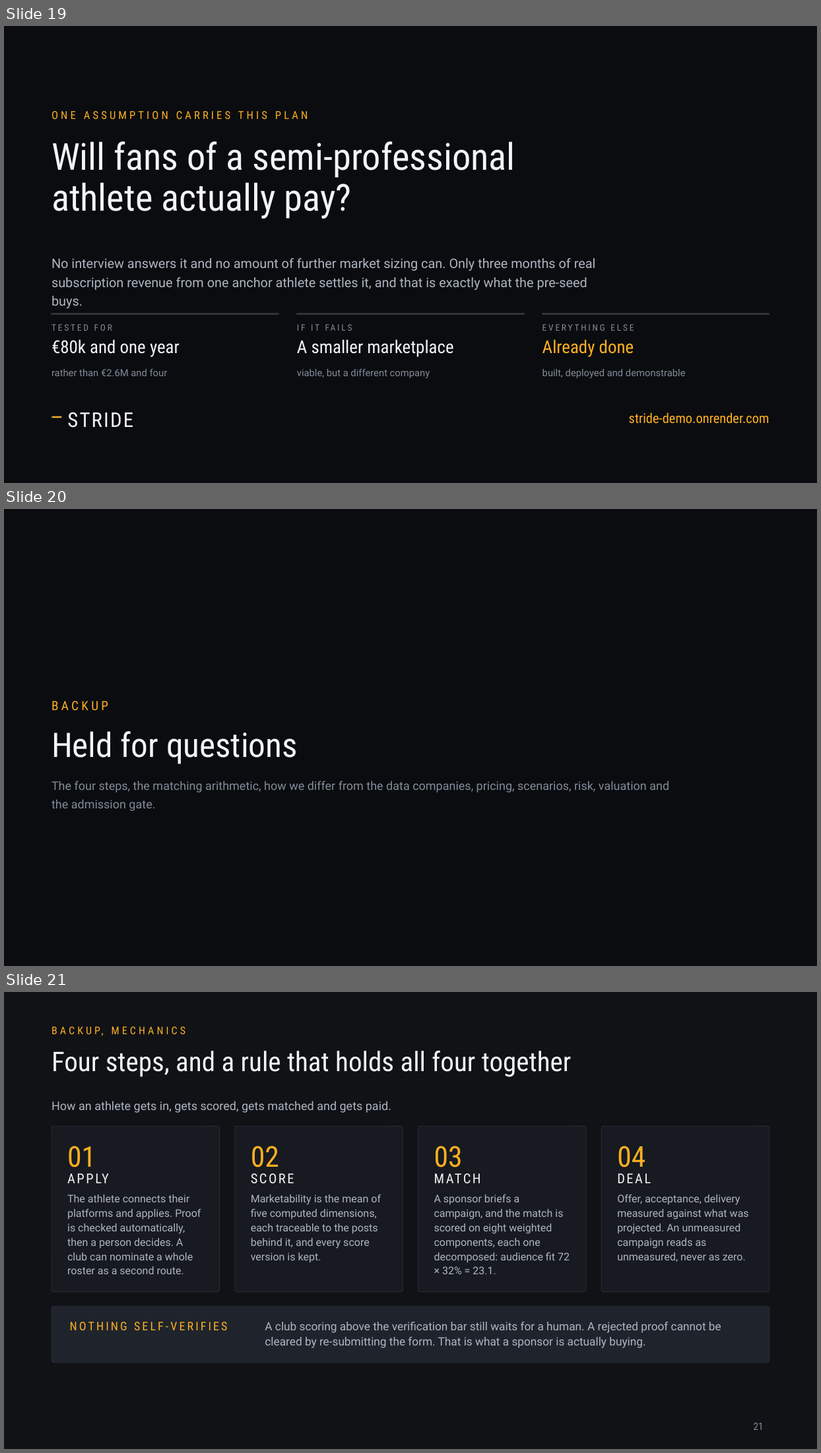
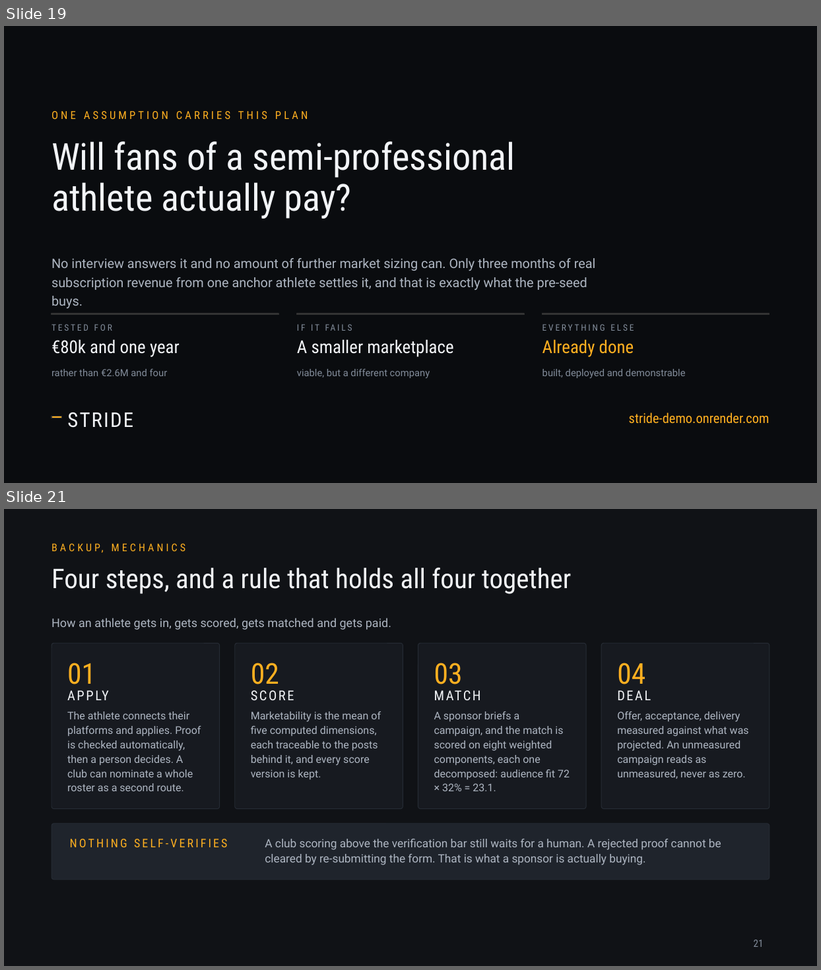
Before and after one commit to jadzoghaib/stride, a slide deck: deck/Stride_Pitch_Deck.pptx. Shown one above the other, each under a label of ours: slides 19, 20 and 21 before the commit, slides 19 and 21 after it; the slides between them are not shown. The pictures are 821x1453 and 821x970 pixels, drawn with LibreOffice and Linux fonts; fonts in the diff are those of the drawing. Boxes give left, top, right and bottom in pixels: in the first picture for what was removed or moved away, otherwise in the second. Text is boxed around its words. In the diff, an @@ line names an element or a change of style, - is before the commit and + after.

```diff
--- a/deck/Stride_Pitch_Deck.pptx
+++ b/deck/Stride_Pitch_Deck.pptx
@@ slide 20 removed at <box>4,509,817,966</box>, background #0A0C0F @@
@@ text removed at <box>52,701,108,710</box> @@
-BACKUP
@@ text removed at <box>52,731,298,764</box> @@
-Held for questions
@@ text removed at <box>52,781,669,811</box> @@
-The four steps, the matching arithmetic, how we differ from the data companies, pricing, scenarios, risk, valuation and the admission gate.
```
Also in this commit, not shown: 7 slides changed, 1 slide added, 2 other files.
